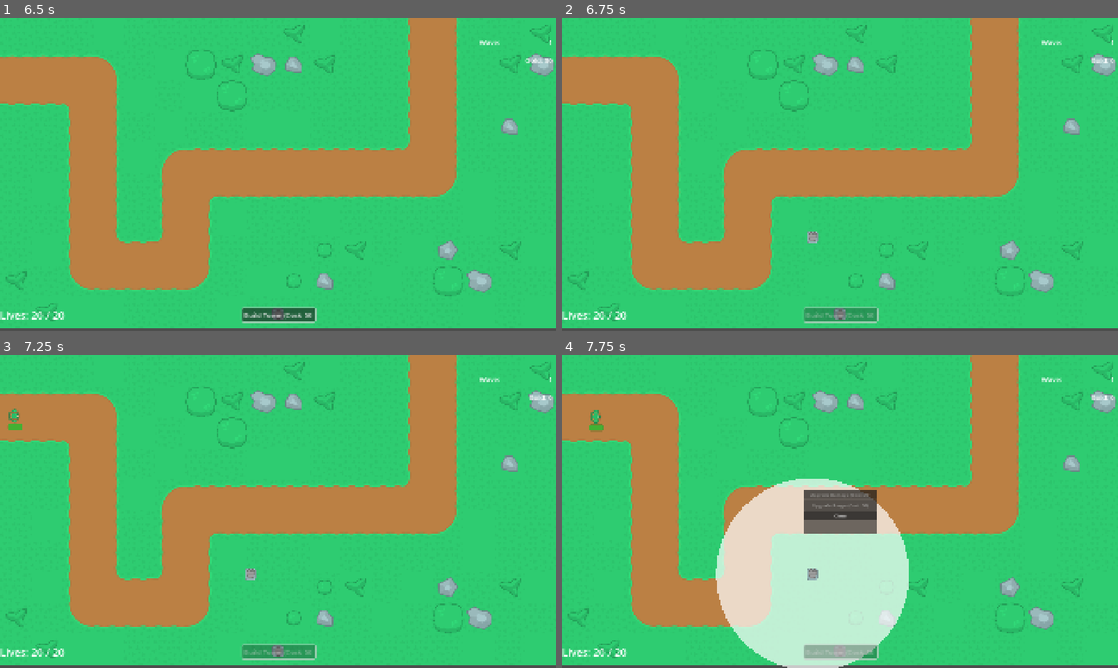
Above: before the commit, frames 1-4 (two rows, left to right).
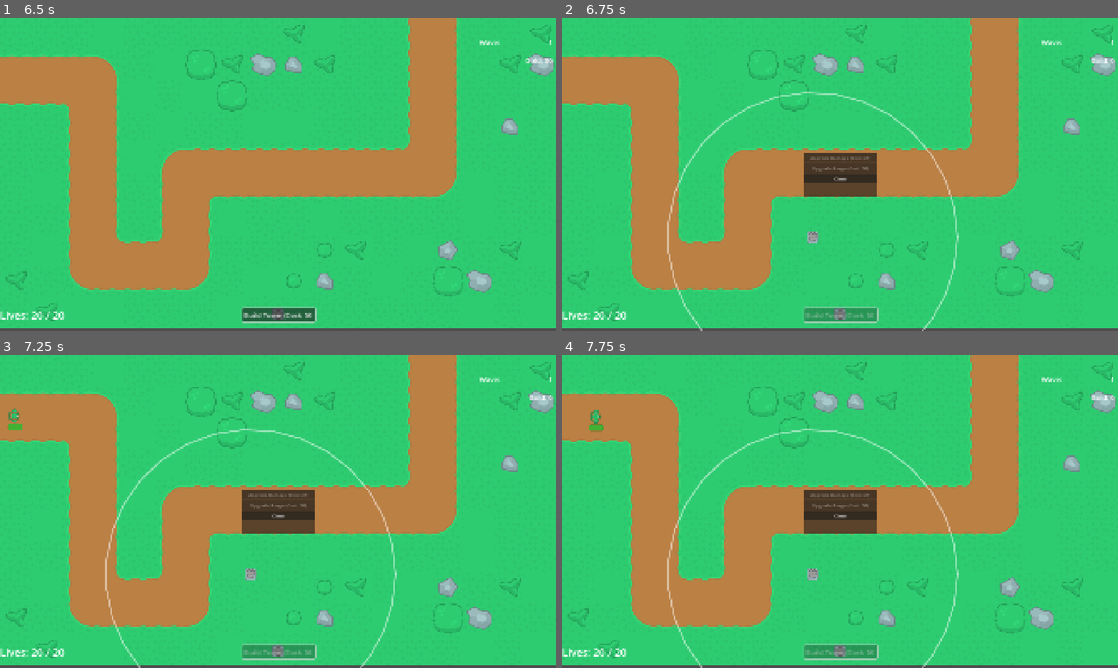
Above: after the commit, the same moments.

Repository: xMOROx/tower-defense-2d
Game: Godot game, scene res://scenes/ui/MainMenu.tscn
Two runs of this game, one before a commit and one after it. Both use one fixed random seed, a clock stepped at 60 frames per second and the inputs below.
Inputs (mouse positions are in pixels of both pictures, inside the frame that each line leads up to):
- Up to frame 1 (6.5 s): click "PLAY" at 0.5 s; click "1" at 1.25 s; click "Build Tower (Cost: 50)" at 2 s; click "Build Tower (Cost: 50)" at 2.75 s; click "Build Tower (Cost: 50)" at 3.5 s; tap Enter at 4.25, 5.75 s; move the mouse to (278, 315) at 4.27 s; click (278, 315) at 4.42 s; tap Space at 5 s; move the mouse to (166, 190) at 5.02 s; click (166, 190) at 5.17 s; move the mouse to (166, 190) at 5.77 s; click (166, 190) at 5.92 s
- Up to frame 2 (6.75 s): tap Space at 6.5 s; move the mouse to (812, 237) at 6.52 s; click (812, 237) at 6.67 s
- Up to frame 3 (7.25 s): no input
- Up to frame 4 (7.75 s): move the mouse to (812, 574) at 7.27 s; click (812, 574) at 7.42 s

Frame 1 is identical in both runs. In frame 2, 2.6% of the frame differs, in the area x 18-72%, y 23-100%; in frame 3, 2.6%; in frame 4, 17%.

Commit message:
refactor: create new base tower and projectile one (#27)
Co-authored-by: Zajdel Patryk <57092803+xMOROx@users.noreply.github.com.>

Diff:
--- a/scenes/maps/Level_1.tscn
+++ b/scenes/maps/Level_1.tscn
@@ -3,7 +3,8 @@
 [ext_resource type="Script" uid="uid://djvuwq56jqhf1" path="res://src/maps/Level1.gd" id="1_55yl8"]
 [ext_resource type="TileSet" uid="uid://clhx4yx22v4j6" path="res://assets/tiles/terrain.tres" id="1_63i5o"]
 [ext_resource type="PackedScene" uid="uid://dypncu8rnysyf" path="res://scenes/enemies/WaveManager.tscn" id="2_55yl8"]
-[ext_resource type="PackedScene" uid="uid://dsdhiykb81bg" path="res://scenes/towers/tower.tscn" id="2_vkvtd"]
+[ext_resource type="PackedScene" uid="uid://dsdhiykb81bg" path="res://scenes/towers/ProjectileTower.tscn" id="2_vkvtd"]
+[ext_resource type="Script" uid="uid://dadif0l11mskl" path="res://src/Spawner.gd" id="3_tuf7a"]
 [ext_resource type="Script" uid="uid://etm7lcl52ic" path="res://src/Hud.gd" id="5_ladvl"]
 [ext_resource type="Script" uid="uid://d2potcvpfge7f" path="res://src/spawners/BaseSpawner.gd" id="5_prr5q"]
 [ext_resource type="PackedScene" uid="uid://dhic07exb4uhr" path="res://scenes/ui/TowerUpgradeMenu.tscn" id="6_n8iyc"]
--- /dev/null
+++ b/scenes/towers/ProjectileTower.tscn
@@ -0,0 +1,63 @@
+[gd_scene load_steps=7 format=3 uid="uid://dsdhiykb81bg"]
+
+[ext_resource type="Script" uid="uid://bkrkt8f0p66p3" path="res://src/towers/ProjectileTower.gd" id="1_g767u"]
+[ext_resource type="PackedScene" uid="uid://1wam1py6jwsm" path="res://scenes/towers/projectiles/projectile.tscn" id="2_b4iyp"]
+[ext_resource type="Texture2D" uid="uid://c0x2mx1blwlwl" path="res://assets/graphics/towerDefense_tilesheet.png" id="2_uyl23"]
+
+[sub_resource type="RectangleShape2D" id="RectangleShape2D_b4iyp"]
+size = Vector2(27, 27)
+
+[sub_resource type="CircleShape2D" id="CircleShape2D_04ow6"]
+radius = 150.0
+
+[sub_resource type="RectangleShape2D" id="RectangleShape2D_uyl23"]
+size = Vector2(25, 25)
+
+[node name="Tower" type="Node2D"]
+script = ExtResource("1_g767u")
+projectile_scene = ExtResource("2_b4iyp")
+tower_display_name = "ProjectileTower"
+base_range_radius = 300.0
+
+[node name="PlacementArea" type="Area2D" parent="."]
+collision_layer = 16
+collision_mask = 0
+
+[node name="CollisionShape2D" type="CollisionShape2D" parent="PlacementArea"]
+position = Vector2(-0.5, -0.5)
+shape = SubResource("RectangleShape2D_b4iyp")
+debug_color = Color(0.86, 0.0774, 0.27305, 0.419608)
+
+[node name="body" type="Sprite2D" parent="."]
+position = Vector2(9.53674e-07, 9.53674e-07)
+scale = Vector2(0.476563, 0.476563)
+texture = ExtResource("2_uyl23")
+region_enabled = true
+region_rect = Rect2(1217, 449, 64, 64)
+
+[node name="head" type="Sprite2D" parent="body"]
+position = Vector2(0, -2.09836)
+scale = Vector2(0.93989, 0.93989)
+texture = ExtResource("2_uyl23")
+region_enabled = true
+region_rect = Rect2(1224, 520, 48, 48)
+
+[node name="DetectionRange" type="Area2D" parent="."]
+scale = Vector2(0.476563, 0.476563)
+collision_layer = 0
+collision_mask = 2
+input_pickable = false
+priority = 1
+
+[node name="CollisionShape2D" type="CollisionShape2D" parent="DetectionRange"]
+shape = SubResource("CircleShape2D_04ow6")
+debug_color = Color(1, 1, 1, 0.42)
+
+[node name="AttackTimer" type="Timer" parent="."]
+
+[node name="ClickArea" type="Area2D" parent="."]
+
+[node name="CollisionShape2D" type="CollisionShape2D" parent="ClickArea"]
+position = Vector2(-0.5, -0.5)
+shape = SubResource("RectangleShape2D_uyl23")
+debug_color = Color(0, 0.581366, 0.666777, 0.42)
--- a/scenes/towers/tower.tscn
+++ /dev/null
@@ -1,62 +0,0 @@
-[gd_scene load_steps=7 format=3 uid="uid://dsdhiykb81bg"]
-
-[ext_resource type="Script" uid="uid://w48ny2hj251j" path="res://src/Tower.gd" id="1_uyl23"]
-[ext_resource type="PackedScene" uid="uid://1wam1py6jwsm" path="res://scenes/towers/projectile.tscn" id="2_b4iyp"]
-[ext_resource type="Texture2D" uid="uid://c0x2mx1blwlwl" path="res://assets/graphics/towerDefense_tilesheet.png" id="2_uyl23"]
-
-[sub_resource type="RectangleShape2D" id="RectangleShape2D_b4iyp"]
-size = Vector2(27, 27)
-
-[sub_resource type="CircleShape2D" id="CircleShape2D_04ow6"]
-radius = 331.567
-
-[sub_resource type="RectangleShape2D" id="RectangleShape2D_uyl23"]
-size = Vector2(25, 25)
-
-[node name="Tower" type="Node2D"]
-script = ExtResource("1_uyl23")
-base_range_radius = 200.0
-base_attack_rate = 0.4
-projectile_scene = ExtResource("2_b4iyp")
-
-[node name="PlacementArea" type="Area2D" parent="."]
-collision_layer = 16
-collision_mask = 0
-
-[node name="CollisionShape2D" type="CollisionShape2D" parent="PlacementArea"]
-position = Vector2(-0.5, -0.5)
-shape = SubResource("RectangleShape2D_b4iyp")
-debug_color = Color(0.86, 0.0774, 0.27305, 0.419608)
-
-[node name="body" type="Sprite2D" parent="."]
-position = Vector2(9.53674e-07, 9.53674e-07)
-scale = Vector2(0.476563, 0.476563)
-texture = ExtResource("2_uyl23")
-region_enabled = true
-region_rect = Rect2(1217, 449, 64, 64)
-
-[node name="head" type="Sprite2D" parent="body"]
-position = Vector2(0, -2.09836)
-scale = Vector2(0.93989, 0.93989)
-texture = ExtResource("2_uyl23")
-region_enabled = true
-region_rect = Rect2(1224, 520, 48, 48)
-
-[node name="DetectionRange" type="Area2D" parent="."]
-scale = Vector2(0.476563, 0.476563)
-collision_layer = 0
-collision_mask = 2
-input_pickable = false
-
-[node name="CollisionShape2D" type="CollisionShape2D" parent="DetectionRange"]
-shape = SubResource("CircleShape2D_04ow6")
-debug_color = Color(1, 1, 1, 0.42)
-
-[node name="AttackTimer" type="Timer" parent="."]
-
-[node name="ClickArea" type="Area2D" parent="."]
-
-[node name="CollisionShape2D" type="CollisionShape2D" parent="ClickArea"]
-position = Vector2(-0.5, -0.5)
-shape = SubResource("RectangleShape2D_uyl23")
-debug_color = Color(0, 0.581366, 0.666777, 0.42)
--- a/src/Enemy.gd
+++ b/src/Enemy.gd
@@ -107,3 +107,7 @@
 	if health_bar: health_bar.visible = false
 	died.emit(self)
 	call_deferred("queue_free")
+
+
+func get_path_progress() -> float:
+	return path_progress
--- a/src/Tower.gd
+++ /dev/null
@@ -1,196 +0,0 @@
-extends Node2D
-
-# --- Signals ---
-signal show_upgrade_menu(tower)
-
-# --- BASE Exported Variables (Initial values for Level 1) ---
-@export var base_attack_damage: float = 5.0
-@export var base_damage_increase_per_level: float = 3.0
-@export var base_damage_upgrade_cost: int = 25
-@export var cost_increase_per_level_damage: int = 15
-
-@export var base_range_radius: float = 100.0
-@export var base_range_increase_factor: float = 1.15
-@export var base_range_upgrade_cost: int = 30
-@export var cost_increase_per_level_range: int = 20
-
-@export var base_attack_rate: float = 1.0
-
-@export var projectile_scene: PackedScene = null
-
-# --- Nodes ---
-@onready var detection_range: Area2D = $DetectionRange
-@onready var attack_timer: Timer = $AttackTimer
-@onready var click_area: Area2D = $ClickArea
-@onready var range_shape: CollisionShape2D = $DetectionRange/CollisionShape2D
-
-# --- Internal INSTANCE Variables (Specific to this tower) ---
-var current_level: int = 1
-var current_attack_damage: float
-var current_range_radius: float # Store current radius if needed elsewhere
-
-# --- Attack State ---
-var targets: Array[Node2D] = []
-var current_target: Node2D = null
-
-# --- Range Indicator State ---
-var _is_showing_range: bool = false
-var ready_to_shoot: bool = true # New state variable for readiness
-var is_placed: bool = false
-
-
-func _ready():
-	current_attack_damage = base_attack_damage
-	current_range_radius = base_range_radius
-
-	if range_shape and range_shape.shape is CircleShape2D:
-		range_shape.shape.radius = current_range_radius
-	else:
-		printerr(name + ": Invalid range shape on ready!")
-
-	var attack_rate = base_attack_rate
-	if attack_timer:
-		attack_timer.wait_time = attack_rate
-		attack_timer.timeout.connect(_on_attack_timer_timeout)
-	else:
-		printerr(name + " could not find AttackTimer node!")
-
-	if detection_range:
-		detection_range.body_entered.connect(_on_detection_range_body_entered)
-		detection_range.body_exited.connect(_on_detection_range_body_exited)
-	else:
-		printerr(name + " could not find DetectionRange node!")
-
-	if click_area:
-		click_area.input_event.connect(_on_click_area_input_event)
-	else:
-		printerr(name + " could not find ClickArea node!")
-
-	print(name, " ready. Lvl:", current_level, " Dmg:", current_attack_damage, " Rng:", current_range_radius)
-
-func _draw():
-	if _is_showing_range:
-		if range_shape and range_shape.shape is CircleShape2D:
-			var radius = range_shape.shape.radius
-			draw_circle(Vector2.ZERO, radius, Color(1.0, 1.0, 1.0, 0.7), 1.0, true)
-		else:
-			printerr(name + ": Cannot draw range, shape is not a CircleShape2D!")
-
-func _notification(what):
-	if what == NOTIFICATION_PREDELETE:
-		#TODO: tell the main manager to clear the selection. Requires reference or signal.
-		pass # Implement cleanup if needed
-
-# --- Signal Callback Functions ---
-
-func _on_detection_range_body_entered(body: Node2D):
-	if not is_placed:
-		return
-	if body.is_in_group("enemies"):
-		if not targets.has(body):
-			targets.append(body)
-
-			if ready_to_shoot:
-				attack_enemy(body)
-
-			if body.has_signal("died"):
-				if not body.is_connected("died", _on_target_died):
-					var flags = CONNECT_REFERENCE_COUNTED | CONNECT_ONE_SHOT
-					body.died.connect(_on_target_died, flags)
-
-func _on_detection_range_body_exited(body: Node2D):
-	if not is_placed:
-		return
-	if body.is_in_group("enemies"):
-		var index = targets.find(body)
-		if index != -1:
-			targets.remove_at(index)
-
-			if body.has_signal("died") and body.is_connected("died", _on_target_died):
-				body.died.disconnect(_on_target_died)
-
-func _on_attack_timer_timeout():
-	ready_to_shoot = true
-	if not targets.is_empty():
-		attack_enemy(targets[0])
-
-func _on_target_died(enemy_that_died: Node2D):
-	print("Tower: Detected target died signal - ", enemy_that_died.name)
-
-	var index = targets.find(enemy_that_died)
-	if index != -1:
-		targets.remove_at(index)
-
-	if current_target == enemy_that_died:
-		print("Tower: Current target confirmed dead.")
-		current_target = null
-		attack_timer.stop()
-
-func _on_click_area_input_event(viewport, event, shape_idx):
-	if event is InputEventMouseButton and event.button_index == MOUSE_BUTTON_LEFT and event.is_pressed():
-		if not is_placed:
-			is_placed = true
-			attack_timer.start()
-		else:
-			emit_signal("show_upgrade_menu", self)
-			get_viewport().set_input_as_handled()
-
-func show_range_indicator():
-	if not _is_showing_range:
-		_is_showing_range = true
-		queue_redraw()
-
-func hide_range_indicator():
-	if _is_showing_range:
-		_is_showing_range = false
-		queue_redraw()
-
-func attack_enemy(enemy_to_attack):
-	if is_instance_valid(enemy_to_attack) and projectile_scene != null:
-		ready_to_shoot = false
-		look_at(enemy_to_attack.global_position)
-		rotation += deg_to_rad(90)
-
-		var new_projectile = projectile_scene.instantiate()
-
-		if not new_projectile is Area2D or not new_projectile.has_method("launch"):
-			printerr("Tower Error: Projectile scene is invalid or missing launch() method.")
-			if new_projectile: new_projectile.queue_free()
-			return
-
-		get_tree().root.call_deferred("add_child", new_projectile)
-		new_projectile.global_position = global_position
-		new_projectile.call_deferred("launch", enemy_to_attack, current_attack_damage)
-
-		attack_timer.start()
-
-	elif projectile_scene == null:
-		printerr("Tower Error: Projectile Scene not assigned!")
-
-
-# --- Upgrade Functions (Placeholders for now) ---
-func get_damage_upgrade_cost() -> int:
-	return base_damage_upgrade_cost + (current_level - 1) * cost_increase_per_level_damage
-
-func get_range_upgrade_cost() -> int:
-	return base_range_upgrade_cost + (current_level - 1) * cost_increase_per_level_range
-
-func upgrade_damage():
-	current_attack_damage += base_damage_increase_per_level
-	current_level += 1
-	print(name + " damage upgraded! Lvl:", current_level, " New damage:", current_attack_damage, " Next cost:", get_damage_upgrade_cost())
-
-func upgrade_range():
-	if range_shape and range_shape.shape is CircleShape2D:
-		var new_radius = current_range_radius * base_range_increase_factor
-
-		range_shape.shape.radius = new_radius
-		current_range_radius = new_radius
-
-		current_level += 1
-
-		if _is_showing_range:
-			queue_redraw()
-		print(name + " range upgraded! Lvl:", current_level, " New radius:", current_range_radius, " Next cost:", get_range_upgrade_cost())
-	else:
-		printerr(name + " cannot upgrade range: Invalid shape node.")
--- a/src/maps/Level1.gd
+++ b/src/maps/Level1.gd
@@ -149,10 +149,17 @@
 			towers_container.add_child(new_tower)
 			new_tower.global_position = tower_preview_instance.global_position
 
+			if new_tower is BaseTower:
+				new_tower.set_placed()
+				print("Level1: Called set_placed() on '", new_tower.name, "'")
+			else:
+				printerr("Level1 Error: Instantiated tower '", new_tower.name, "' is not derived from BaseTower!")
+			# ---------------------------------------------
+
 			if new_tower.has_signal("show_upgrade_menu"):
 				new_tower.show_upgrade_menu.connect(_on_tower_show_upgrade_menu)
 			else:
-				printerr("Placed tower is missing 'show_upgrade_menu' signal!")
+				printerr("Placed tower '", new_tower.name, "' is missing 'show_upgrade_menu' signal!")
 
 			cancel_building()
 		else:
--- /dev/null
+++ b/src/towers/BaseTower.gd
@@ -0,0 +1,213 @@
+class_name BaseTower
+extends Node2D
+
+signal show_upgrade_menu(tower)
+signal placed
+
+enum TargetingPriority { FIRST, LAST, CLOSEST, STRONGEST, WEAKEST }
+
+@export var tower_display_name: String = "Tower"
+@export_enum("TargetingPriority") var targeting_priority: int = TargetingPriority.FIRST
+@export var base_range_radius: float = 100.0
+@export var base_range_increase_factor: float = 1.15
+@export var base_range_upgrade_cost: int = 30
+@export var cost_increase_per_level_range: int = 20
+@export var base_attack_interval: float = 1.0
+
+@onready var detection_range: Area2D = $DetectionRange
+@onready var range_shape: CollisionShape2D = $DetectionRange/CollisionShape2D
+@onready var click_area: Area2D = $ClickArea
+@onready var attack_timer: Timer = $AttackTimer
+
+var current_level: int = 1
+var current_range_radius: float
+var current_attack_interval: float
+
+var _is_placed: bool = false
+var _is_showing_range: bool = false
+var current_target: Node2D = null
+
+func _ready():
+	current_range_radius = base_range_radius
+	current_attack_interval = base_attack_interval
+
+	if detection_range == null: printerr(name, ": Missing DetectionRange node!")
+	if range_shape == null: printerr(name, ": Missing RangeShape node!")
+	if click_area == null: printerr(name, ": Missing ClickArea node!")
+	if attack_timer == null: printerr(name, ": Missing AttackTimer node!")
+
+	if range_shape and range_shape.shape is CircleShape2D:
+		range_shape.shape.radius = current_range_radius
+	elif range_shape:
+		printerr(name, ": RangeShape is not a CircleShape2D!")
+
+	if attack_timer:
+		attack_timer.wait_time = current_attack_interval
+		attack_timer.one_shot = true
+		attack_timer.timeout.connect(_on_attack_timer_timeout)
+		attack_timer.stop()
+
+	if detection_range:
+		detection_range.body_entered.connect(_on_detection_range_body_entered)
+		detection_range.body_exited.connect(_on_detection_range_body_exited)
+	if click_area:
+		click_area.input_event.connect(_on_click_area_input_event)
+
+func set_placed():
+	if _is_placed: return
+	_is_placed = true
+	emit_signal("placed")
+	_evaluate_and_set_target()
+	_attempt_immediate_attack()
+
+func _on_detection_range_body_entered(body: Node2D):
+	if not _is_placed: return
+	if body.is_in_group("enemies"):
+		if not is_instance_valid(current_target):
+			_evaluate_and_set_target()
+			_attempt_immediate_attack()
+		if body.has_signal("died") and not body.is_connected("died", _on_target_died):
+			var flags = CONNECT_REFERENCE_COUNTED | CONNECT_ONE_SHOT
+			body.died.connect(_on_target_died.bind(body), flags)
+
+func _on_detection_range_body_exited(body: Node2D):
+	if not _is_placed: return
+	if body.is_in_group("enemies"):
+		if current_target == body:
+			_evaluate_and_set_target()
+
+func _get_valid_targets_in_range() -> Array[Node2D]:
+	if not is_instance_valid(detection_range):
+		return []
+
+	var overlapping_bodies = detection_range.get_overlapping_bodies()
+	var valid_targets: Array[Node2D] = []
+	for body in overlapping_bodies:
+		if is_instance_valid(body) and body.is_in_group("enemies"):
+			valid_targets.append(body)
+	return valid_targets
+
+
+func _select_best_target(valid_targets: Array[Node2D]) -> Node2D:
+	if valid_targets.is_empty():
+		return null
+	var best_target_so_far: Node2D = null
+	match targeting_priority:
+		TargetingPriority.FIRST:
+			var lowest_progress = INF
+			for enemy in valid_targets:
+				if enemy.has_method("get_path_progress"):
+					var progress = enemy.get_path_progress()
+					if progress < lowest_progress:
+						lowest_progress = progress
+						best_target_so_far = enemy
+				else: printerr(name, ": Target missing get_path_progress()")
+		TargetingPriority.LAST:
+			var highest_progress = -INF
+			for enemy in valid_targets:
+				if enemy.has_method("get_path_progress"):
+					var progress = enemy.get_path_progress()
+					if progress > highest_progress:
+						highest_progress = progress
+						best_target_so_far = enemy
+				else: printerr(name, ": Target missing get_path_progress()")
+		TargetingPriority.CLOSEST:
+			var closest_dist_sq = INF
+			for enemy in valid_targets:
+				var dist_sq = global_position.distance_squared_to(enemy.global_position)
+				if dist_sq < closest_dist_sq:
+					closest_dist_sq = dist_sq
+					best_target_so_far = enemy
+		TargetingPriority.STRONGEST:
+			var highest_hp = -INF
+			for enemy in valid_targets:
+				if enemy.has_method("get_current_health"):
+					var hp = enemy.get_current_health()
+					if hp > highest_hp:
+						highest_hp = hp
+						best_target_so_far = enemy
+				else: printerr(name, ": Target missing get_current_health()")
+		TargetingPriority.WEAKEST:
+			var lowest_hp = INF
+			for enemy in valid_targets:
+				if enemy.has_method("get_current_health"):
+					var hp = enemy.get_current_health()
+					if hp < lowest_hp:
+						lowest_hp = hp
+						best_target_so_far = enemy
+				else: printerr(name, ": Target missing get_current_health()")
+		_:
+			best_target_so_far = valid_targets[0]
+	if best_target_so_far == null and not valid_targets.is_empty():
+		best_target_so_far = valid_targets[0]
+	return best_target_so_far
+
+func _evaluate_and_set_target():
+	if not _is_placed: return
+	var old_target = current_target
+	var valid_targets_now = _get_valid_targets_in_range()
+	var best_possible_target = _select_best_target(valid_targets_now)
+	current_target = best_possible_target
+
+func _on_target_died(enemy_that_died: Node2D):
+	if current_target == enemy_that_died:
+		_evaluate_and_set_target()
+		_attempt_immediate_attack()
+
+func _on_attack_timer_timeout():
+	if not _is_placed: return
+	_evaluate_and_set_target()
+	_attempt_immediate_attack()
+
+func _attempt_immediate_attack():
+	if is_instance_valid(current_target) and _can_attack() and attack_timer.is_stopped():
+		_perform_attack(current_target)
+		attack_timer.start()
+
+func _can_attack() -> bool:
+	return is_instance_valid(current_target)
+
+func _perform_attack(target: Node2D):
+	pass
+
+func get_range_upgrade_cost() -> int:
+	return base_range_upgrade_cost + (current_level - 1) * cost_increase_per_level_range
+
+func upgrade_range():
+	if not (range_shape and range_shape.shape is CircleShape2D):
+		return
+	var new_radius = current_range_radius * base_range_increase_factor
+	range_shape.shape.radius = new_radius
+	current_range_radius = new_radius
+	if _is_showing_range:
+		queue_redraw()
+	_apply_level_up_stats()
+
+func _apply_level_up_stats():
+	current_level += 1
+
+func _on_click_area_input_event(viewport, event, shape_idx):
+	if _is_placed and event is InputEventMouseButton and \
+	   event.button_index == MOUSE_BUTTON_LEFT and event.is_pressed():
+		emit_signal("show_upgrade_menu", self)
+		get_viewport().set_input_as_handled()
+
+func show_range_indicator():
+	if not _is_showing_range:
+		_is_showing_range = true
+		queue_redraw()
+
+func hide_range_indicator():
+	if _is_showing_range:
+		_is_showing_range = false
+		queue_redraw()
+
+func _draw():
+	if _is_showing_range:
+		if range_shape and range_shape.shape is CircleShape2D:
+			var radius = range_shape.shape.radius
+			draw_arc(Vector2.ZERO, radius, 0, TAU, 32, Color(1.0, 1.0, 1.0, 0.5), 2.0, true)
+
+func _notification(what):
+	if what == NOTIFICATION_PREDELETE:
+		pass
--- /dev/null
+++ b/src/towers/ProjectileTower.gd
@@ -0,0 +1,47 @@
+extends BaseTower
+class_name ProjectileTower
+
+@export var projectile_scene: PackedScene = null
+@export var base_attack_damage: float = 5.0
+@export var base_damage_increase_per_level: float = 3.0
+@export var base_damage_upgrade_cost: int = 25
+@export var cost_increase_per_level_damage: int = 15
+
+var current_attack_damage: float
+
+@onready var sprite: Sprite2D = $body/head
+
+func _ready():
+	super._ready()
+	current_attack_damage = base_attack_damage
+	if projectile_scene == null:
+		printerr(name, ": Projectile Scene not assigned!")
+
+func _perform_attack(target: Node2D):
+	if projectile_scene == null: return
+
+	if is_instance_valid(sprite):
+		sprite.look_at(target.global_position)
+		sprite.rotation += deg_to_rad(90)
+
+	var new_projectile = projectile_scene.instantiate()
+	if not new_projectile is Node or not new_projectile.has_method("launch"):
+		printerr(name, ": Invalid projectile scene or missing launch() method.")
+		if new_projectile: new_projectile.queue_free()
+		return
+
+	get_tree().root.add_child(new_projectile)
+	new_projectile.global_position = global_position
+
+	new_projectile.call_deferred("launch", target, current_attack_damage)
+
+func _apply_level_up_stats():
+	super._apply_level_up_stats()
+	# Add specific stat updates for this tower type if needed after level increments
+
+func get_damage_upgrade_cost() -> int:
+	return base_damage_upgrade_cost + (current_level - 1) * cost_increase_per_level_damage
+
+func upgrade_damage():
+	current_attack_damage += base_damage_increase_per_level
+	_apply_level_up_stats()
Renamed: scenes/towers/projectile.tscn -> scenes/towers/projectiles/projectile.tscn
Not shown, removed: src/Tower.gd.uid
Not shown, added: src/towers/BaseTower.gd.uid
Not shown, added: src/towers/ProjectileTower.gd.uid
Renamed: src/Projectile.gd -> src/towers/projectiles/Projectile.gd
Renamed: src/Projectile.gd.uid -> src/towers/projectiles/Projectile.gd.uid
